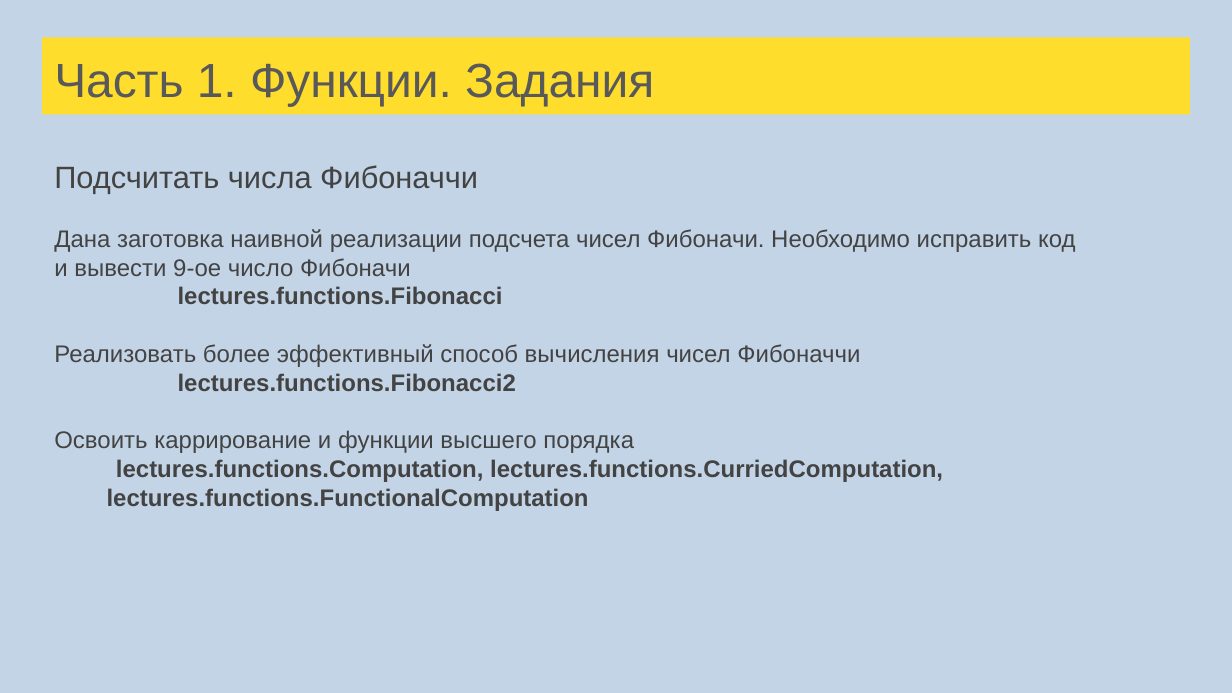
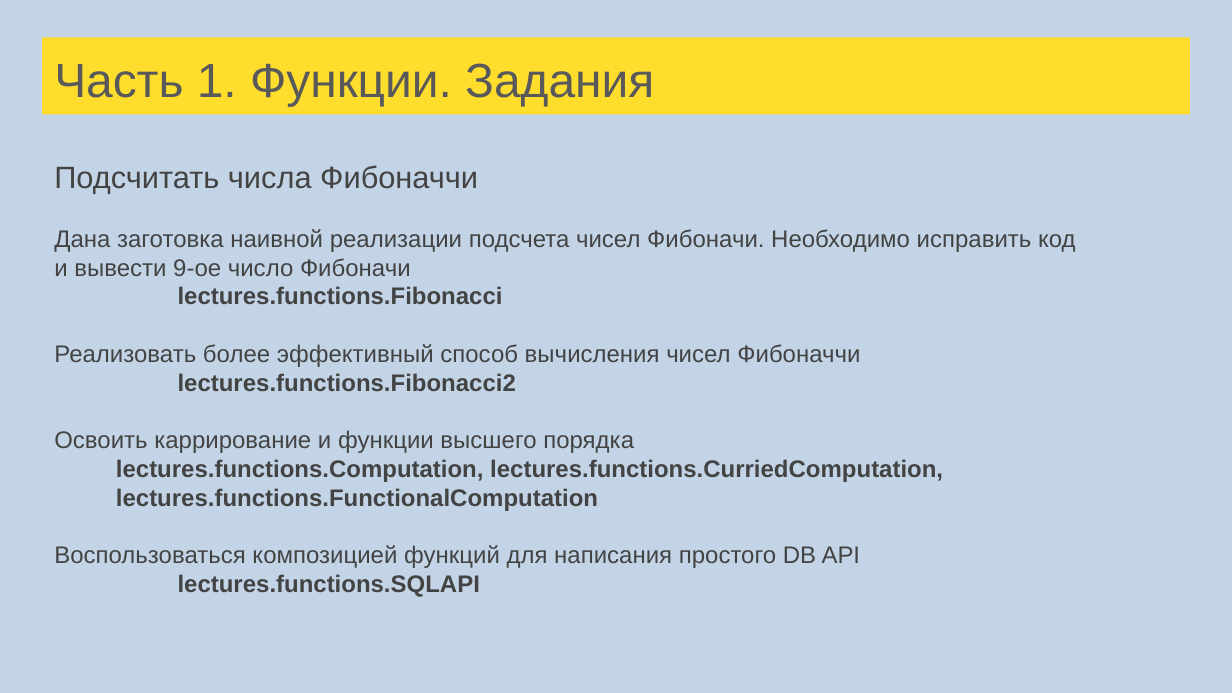
Before and after one commit to tralfamadore/ScalaLectures, a slide deck: slide 32 of src/main/resources/Лекции Scala для FinTech.pptx (slide 29 before the commit). Drawn at 1232x693 pixels with LibreOffice and Linux fonts; fonts in the diff are those of the drawing. Boxes give left, top, right and bottom in pixels: in the first picture for what was removed or moved away, otherwise in the second. Text is boxed around its words. In the diff, an @@ line names an element or a change of style, - is before the commit and + after.

Commit message:
Pattern matching(without tasks) + function composition + partial functions start

```diff
--- a/src/main/resources/Лекции Scala для FinTech.pptx
+++ b/src/main/resources/Лекции Scala для FinTech.pptx
@@ text at <box>116,488,598,511</box>: indent changed @@
@@ text at <box>54,545,861,597</box>: paragraphs added @@
+Воспользоваться композицией функций для написания простого DB API
+lectures.functions.SQLAPI
```
Also in this commit, not shown: 5 other slides changed, 7 slides added, 1 slide removed, 4 other files.
